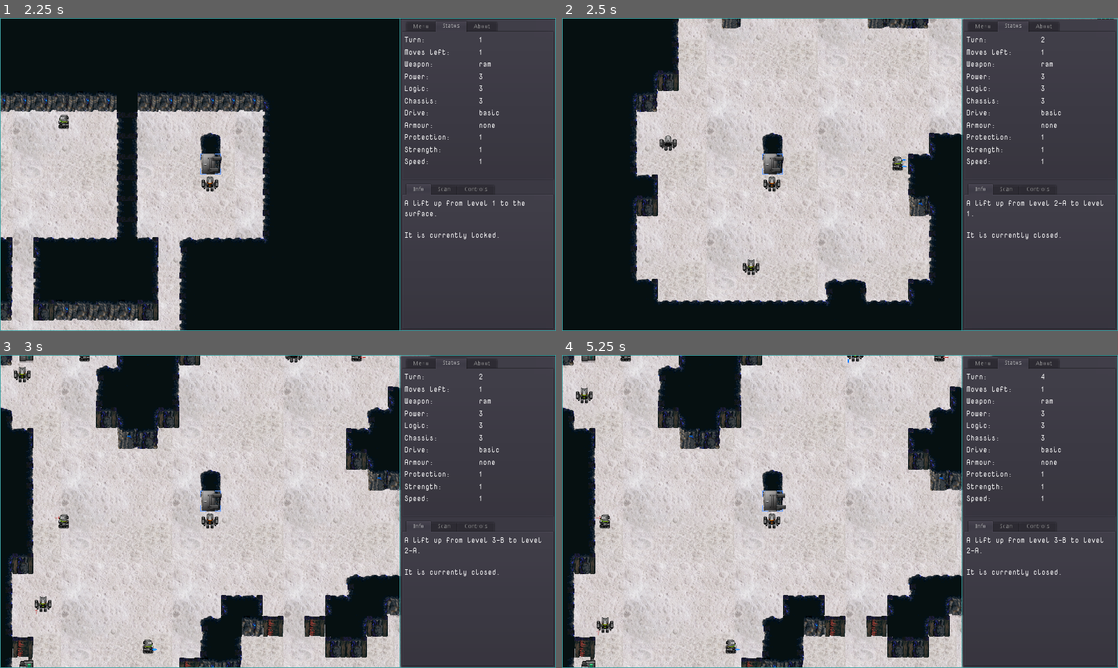
Above: before the commit, frames 1-4 (two rows, left to right).
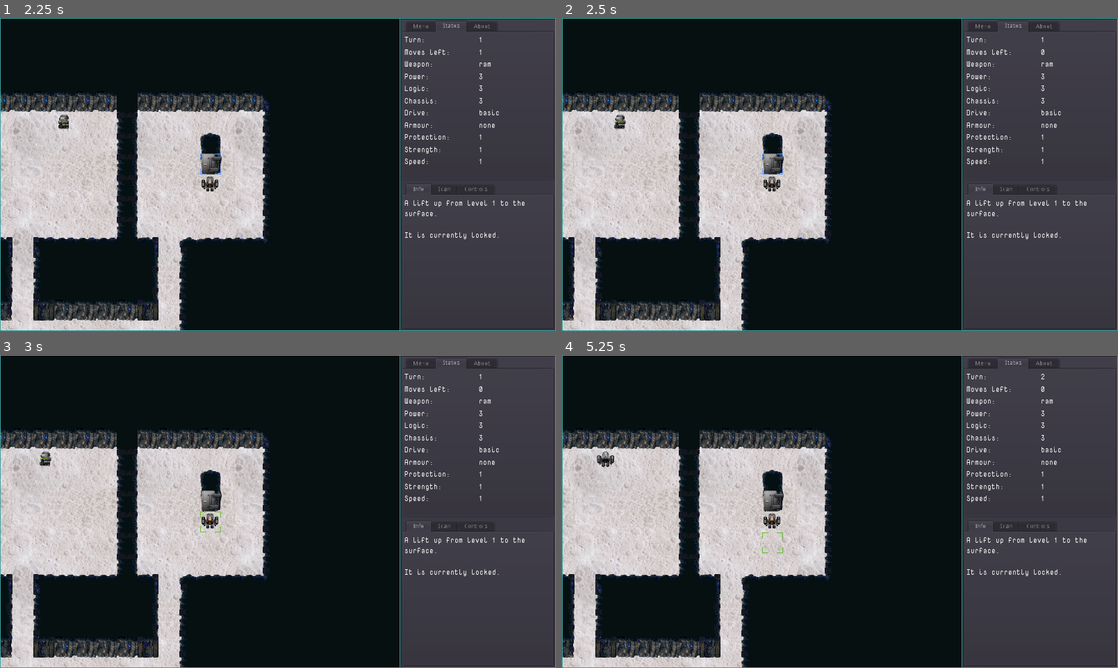
Above: after the commit, the same moments.

Repository: sarrowsmith/quasidroid
Game: Godot game, scene res://Main.tscn
Same seed, same stepped clock (60 frames per second), same inputs: the game is played once before the commit and once after it.
Inputs (mouse positions are in pixels of both pictures, inside the frame that each line leads up to):
- Up to frame 1 (2.25 s): click (289, 199) at 0.52 s; type "12" at 0.6 s; click "New from Seed" at 1.25 s; tap Enter at 2 s; move the mouse to (400, 158) at 2.02 s; tap U at 2.1 s; click (400, 158) at 2.17 s
- Up to frame 2 (2.5 s): tap Space at 2.27 s; tap O at 2.3 s
- Up to frame 3 (3 s): move the mouse to (344, 364) at 2.77 s; hold S from 2.78 s (still down); tap O at 2.85 s; click (344, 364) at 2.92 s
- Up to frame 4 (5.25 s): tap Space at 3.02, 4.52 s; tap P at 3.05, 3.6 s; move the mouse to (823, 511) at 3.52 s; release S at 3.53 s; click (823, 511) at 3.67 s; tap U at 3.8, 4.35 s; tap Delete (map_reset) at 4.25 s; move the mouse to (812, 574) at 4.27 s; click (812, 574) at 4.42 s; tap O at 4.55, 5.1 s; tap Backspace (cursor_reset) at 5 s; move the mouse to (1006, 558) at 5.02 s; hold S from 5.03 s (still down)

Frame 1 is identical in both runs. In frame 2, 46% of the frame differs, in the area x 0-100%, y 0-100%; in frame 3, 48%; in frame 4, 48%, in the area x 0-98%, y 0-100%.
Error before the commit: Unable to iterate on object of type 'Nil'. (res://robots/Player.gd:224)

Commit message:
Emergency last minute remove debug tools

Diff:
--- a/Main.gd
+++ b/Main.gd
@@ -95,13 +95,13 @@
 					_on_Restart_pressed()
 				KEY_Q:
 					_on_Quit_pressed()
-		match event.scancode:
-			KEY_U:
-				level = world.active_level.parent
-			KEY_O:
-				level = world.active_level.children[0]
-			KEY_P:
-				level = world.active_level.children[1]
+#		match event.scancode:
+#			KEY_U:
+#				level = world.active_level.parent
+#			KEY_O:
+#				level = world.active_level.children[0]
+#			KEY_P:
+#				level = world.active_level.children[1]
 		if level:
 			change_level(level)
 	if world.active_level == null:
--- a/Main.tscn
+++ b/Main.tscn
@@ -247,7 +247,7 @@
 
 Reset all the access points on a level to unlock downward lifts."
 text = "Shut down the rogue robots on all
-7 levels of the mining facility and return to the surface to
+7 levels of the mining complex and return to the surface to
 allow the automated systems to
 reboot safely.
 
